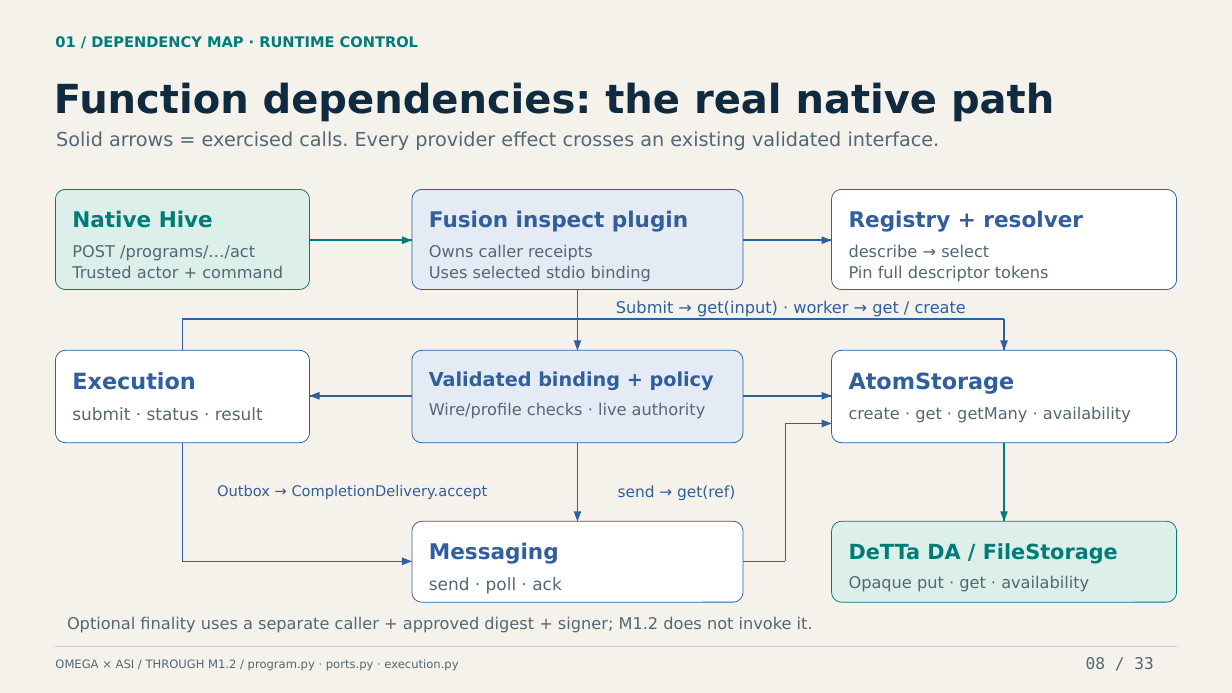
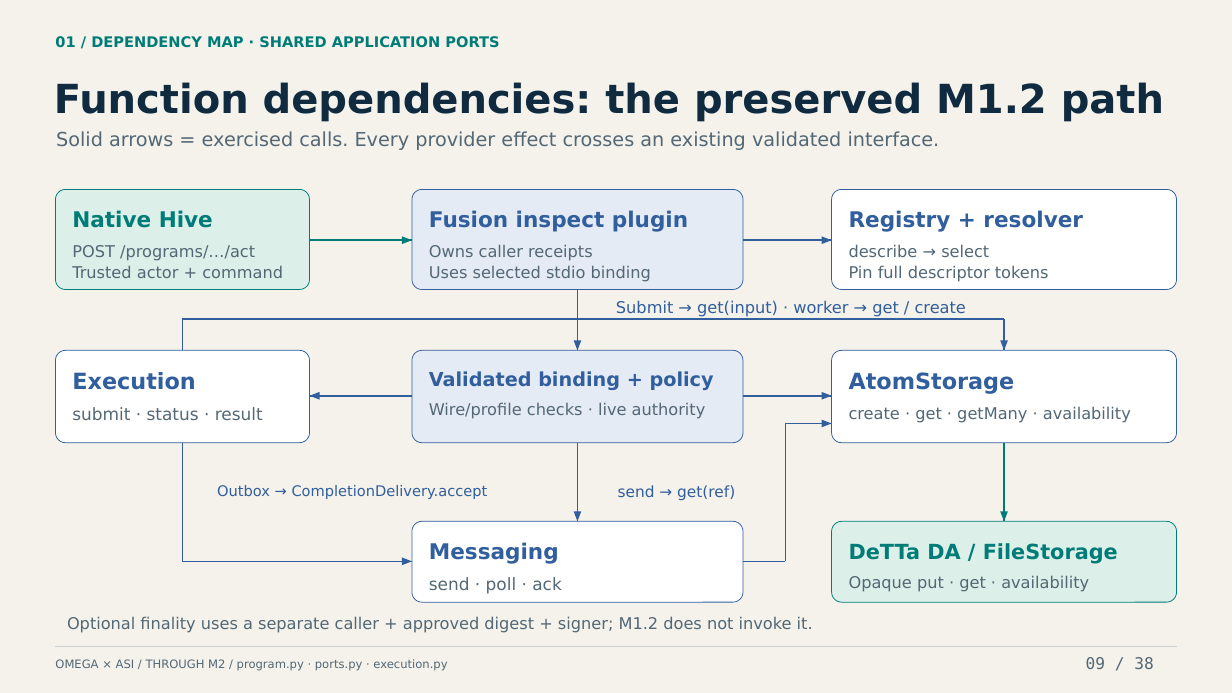
Before and after one commit to machieke/fusion-module-interfaces, a slide deck: slide 9 of docs/presentation/omega-asi-module-interfaces.pptx (slide 8 before the commit). Drawn at 1232x693 pixels with LibreOffice and Linux fonts; fonts in the diff are those of the drawing. Boxes give left, top, right and bottom in pixels: in the first picture for what was removed or moved away, otherwise in the second. Text is boxed around its words. In the diff, an @@ line names an element or a change of style, - is before the commit and + after.

Commit message:
Update conference deck through M2 with an ELI16 executive summary

```diff
--- a/docs/presentation/omega-asi-module-interfaces.pptx
+++ b/docs/presentation/omega-asi-module-interfaces.pptx
@@ text at box(55, 36, 499, 48): text changed @@
-01 / DEPENDENCY MAP · RUNTIME CONTROL
+01 / DEPENDENCY MAP · SHARED APPLICATION PORTS
@@ text at box(54, 82, 1164, 122): text changed @@
-Function dependencies: the real native path
+Function dependencies: the preserved M1.2 path
@@ text at box(55, 659, 447, 671): text changed @@
-OMEGA × ASI / THROUGH M1.2 / program.py · ports.py · execution.py
+OMEGA × ASI / THROUGH M2 / program.py · ports.py · execution.py
@@ text at box(1086, 657, 1153, 669): text changed @@
-08 / 33
+09 / 38
```
Also in this commit, not shown: 8 other slides changed, 29 slides added, 24 slides removed, 47 other files.
